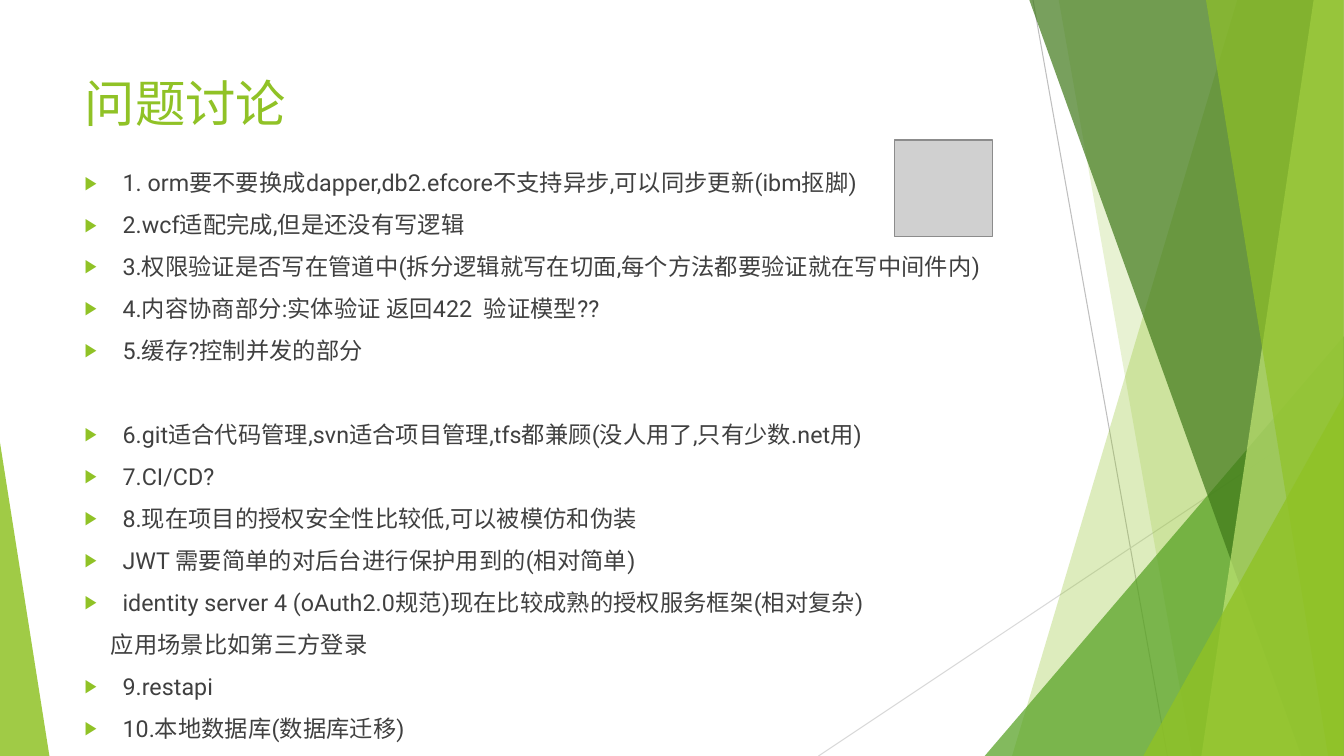
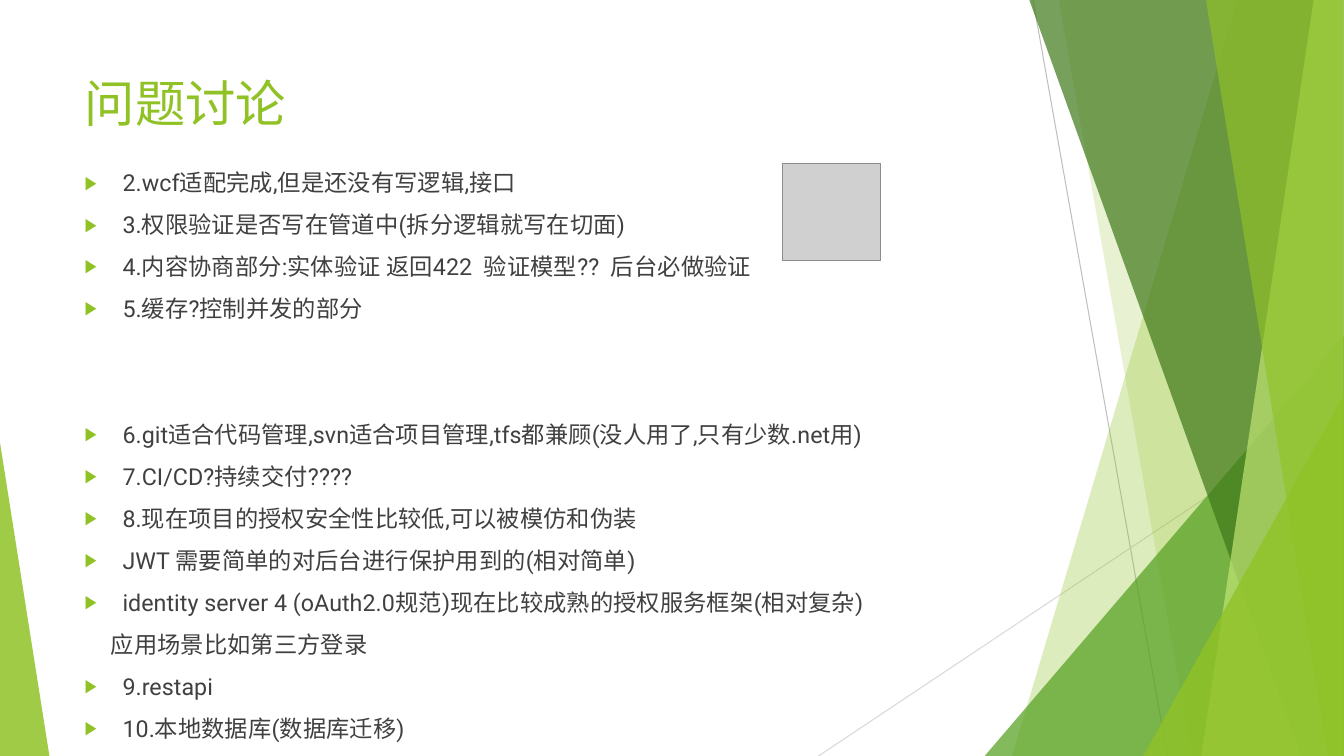
Before and after one commit to sun198986/Station, a slide deck: slide 2 of 后端设计.pptx. Drawn at 1344x756 pixels with LibreOffice and Linux fonts; fonts in the diff are those of the drawing; grey boxes stand for pictures. Boxes give left, top, right and bottom in pixels: in the first picture for what was removed or moved away, otherwise in the second. Text is boxed around its words. In the diff, an @@ line names an element or a change of style, - is before the commit and + after.

```diff
--- a/后端设计.pptx
+++ b/后端设计.pptx
@@ text at <box>123,171,751,277</box>: text changed @@
-▶ 1. orm要不要换成dapper,db2.efcore不支持异步,可以同步更新(ibm抠脚)
-▶ 2.wcf适配完成,但是还没有写逻辑
-▶ 3.权限验证是否写在管道中(拆分逻辑就写在切面,每个方法都要验证就在写中间件内)
-▶ 4.内容协商部分:实体验证 返回422 验证模型??
+▶ 2.wcf适配完成,但是还没有写逻辑,接口
+▶ 3.权限验证是否写在管道中(拆分逻辑就写在切面)
+▶ 4.内容协商部分:实体验证 返回422 验证模型?? 后台必做验证
@@ picture: place and size @@
-picture at <box>894,140,993,237</box>
+picture at <box>782,163,881,260</box>
@@ text at <box>123,465,352,487</box>: text changed @@
-▶ 7.CI/CD?
+▶ 7.CI/CD?持续交付????
```
Also in this commit, not shown: 1 other slide changed, 1 other file.
